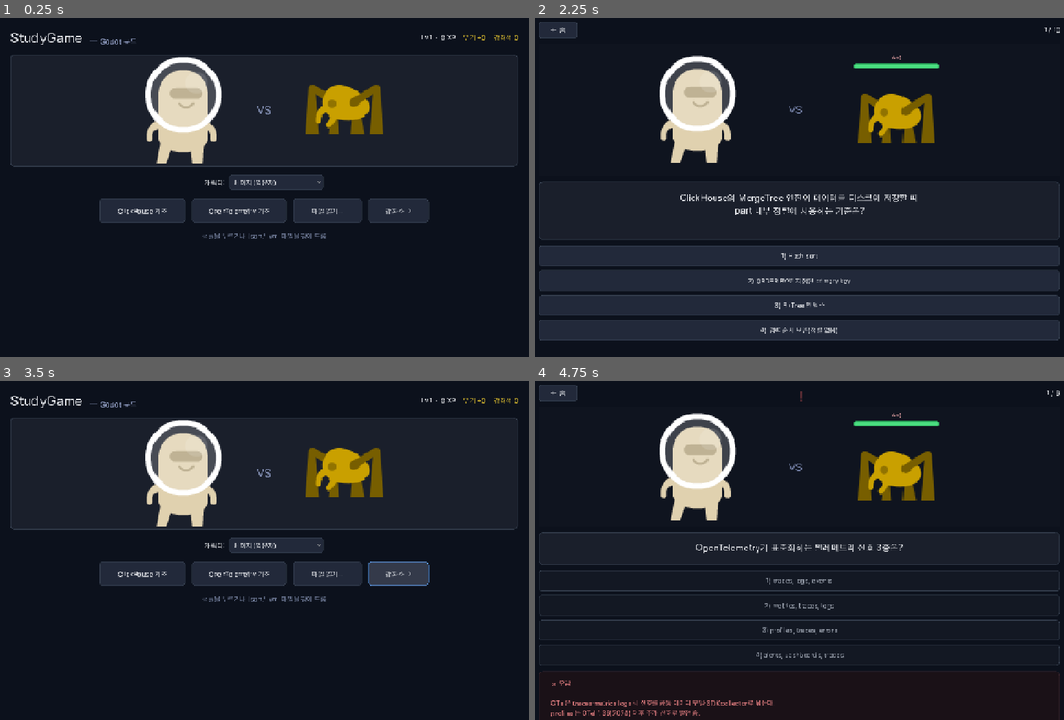
Above: before the commit, frames 1-4 (two rows, left to right).
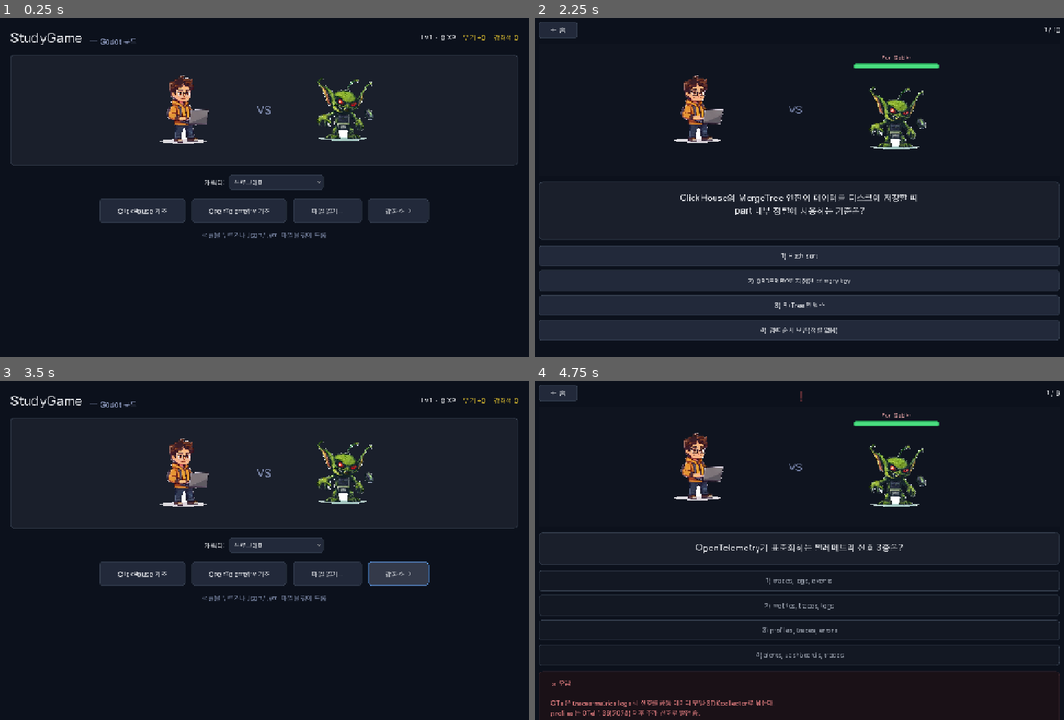
Above: after the commit, the same moments.

Repository: joyuno/studyandgame-godot
Game: Godot game, scene res://scenes/Home.tscn
The game is run twice, just before and just after one commit, with the same random seed, the same clock (stepped at 60 frames per second) and the same inputs.
Inputs (mouse positions are in pixels of both pictures, inside the frame that each line leads up to):
- Up to frame 1 (0.25 s): no input
- Up to frame 2 (2.25 s): click (810, 180) at 0.5 s, where only the run after the commit has a clickable "프로그래머"; click (810, 180) at 1.25 s, where only the run before the commit has a clickable "베이지 (입문자)"; click "ClickHouse 기초" at 2 s
- Up to frame 3 (3.5 s): click "← 홈" at 2.75 s
- Up to frame 4 (4.75 s): click "OpenTelemetry 기초" at 3.5 s; click "1) traces, logs, events" at 4.25 s

The runs differ from the first frame. In frame 1, 6.2% of the frame differs, in the area x 1-98%, y 11-66%; in frame 2, 5.4%; in frame 3, 6.2%; in frame 4, 5.4%.

Commit message:
v0.3: AI-generated sprites — 5 jobs + 4 stage bosses, transparent backgrounds
Replaced Kenney's alien-color placeholders with AI-generated 16-bit pixel
art sprites. Restores the original study_game identity (programmer, wizard,
ninja, chef, explorer) with computer-themed bosses (bug goblin, null
pointer dragon, race condition hydra, tech debt behemoth).

Generation pipeline:
1. scripts/gen-sprites.mjs hits Pollinations.ai (Flux model, free, no API
   key) with deterministic seeds — re-runnable to iterate any sprite that
   doesn't land. ~30 sec per image.
2. scripts/strip-bg.mjs uses sharp + edge flood-fill to remove the white
   page background while preserving interior whites (chef's hat, wizard's
   beard, ghost's body — all bounded by dark outlines that stop the fill).
3. ThemeStore rewired to single-PNG-per-theme; no sprite sheets, no
   AtlasTexture .tres slicing.

Asset audit gone full circle:
  v0.1: OpenGameArt CC0 sheets       → naked-base RPGMaker bases (broken)
  v0.2: Kenney Platformer Pack       → clean but identity-less colors
  v0.3: AI-generated (Pollinations)  → looks like a real game

ProgressStore migration map updated so older saves with theme="beige"
(or any v0.2 alien color) auto-map to a job equivalent on next boot.

Verified end-to-end:
- godot --headless --import: clean
- 70/70 unit tests pass (yaml + json parse, weapon, srs, leveling)
- Visual confirm via PrintWindow: programmer vs bug_goblin shows the new
  sprites with proper transparency, no white halo on the dark theme panel
- .exe + .pck rebuilt — same signed-Godot-launcher trick (172 MB exe is
  the official binary copy, 4 MB .pck is the asset payload)

LICENSES.md attributes Pollinations Flux + lists per-sprite seeds so the
exact images are reproducible.

Constraint: stay free (no API keys, no per-image cost).
Rejected: paying muapi.ai $10+ for production keys | Pollinations is
free, identical quality for this use case, no signup, no rate limit hit.
Confidence: high on sprite quality (10/10 visually approved). High on
ThemeStore wiring (clean reboot, migration map covers known legacy IDs).
Scope-risk: moderate — swept assets/characters/ tree again, added two
Node scripts under scripts/ (node_modules gitignored).
Not-tested: actual game flow at stages junior/senior/legend — only the
novice stage was visually verified. Bosses will appear as the player
levels up but haven't been screenshotted yet.

Diff:
--- a/scripts/autoload/progress_store.gd
+++ b/scripts/autoload/progress_store.gd
@@ -225,17 +225,20 @@
 	var merged := _default_progress()
 	for k in (parsed as Dictionary).keys():
 		merged[k] = parsed[k]
-	# Migration: legacy theme IDs that no longer exist → default.
-	# The original 7-theme registry (programmer/wizard/ninja/chef/animal/robot/explorer)
-	# was replaced with 5 alien colors after the asset audit.
+	# Migration: legacy theme IDs that no longer exist → map back to jobs.
+	# v0.2 briefly used Kenney alien colors (beige/blue/green/pink/yellow) as
+	# a placeholder while we replaced the original RPGMaker-base sheets.
+	# v0.3 restores the job-based identity using AI-generated sprites.
 	var legacy_theme_map := {
-		"programmer": "beige",
-		"wizard": "blue",
-		"ninja": "green",
-		"chef": "pink",
-		"explorer": "yellow",
-		"robot": "beige",
-		"animal": "green",
+		# Kenney alien colors → closest job
+		"beige": "programmer",
+		"blue": "wizard",
+		"green": "ninja",
+		"pink": "chef",
+		"yellow": "explorer",
+		# Old themes that mapped to bad sheets
+		"robot": "programmer",
+		"animal": "explorer",
 	}
 	var saved_theme: String = merged.get("selectedThemeId", "")
 	if legacy_theme_map.has(saved_theme):
@@ -253,7 +256,7 @@
 		"totalBossDefeats": 0,
 		"totalCorrect": 0,
 		"bestCombo": 0,
-		"selectedThemeId": "beige",
+		"selectedThemeId": "programmer",
 		"quietMode": false,
 		"weapon": { "level": 0, "attempts": 0, "failures": 0, "highestEver": 0 },
 		"materials": 0,
--- a/scripts/autoload/theme_store.gd
+++ b/scripts/autoload/theme_store.gd
@@ -1,66 +1,63 @@
-# Character theme registry. Each theme = one alien color (single-PNG, no
-# sprite-sheet acrobatics). Bosses are shared across themes and scale with
-# the player's level (one boss per EffectStage).
+# Character theme registry — 5 jobs (programmer/wizard/ninja/chef/explorer)
+# vs 4 stage-based bosses (bug_goblin → null_dragon → race_hydra → tech_debt_giant).
 #
-# After the asset audit, we dropped the original 7-theme "naked base" /
-# multi-frame sprite sheets in favor of Kenney's Platformer Pack (CC0):
-# clean, single-character PNGs that need zero slicing.
+# All sprites are AI-generated via Pollinations.ai (Flux model, 16-bit pixel
+# art prompt). Backgrounds were flood-filled to transparent so they sit
+# cleanly on the dark theme panel. See scripts/gen-sprites.mjs + strip-bg.mjs.
 
 extends Node
 
-const DEFAULT_THEME_ID: String = "beige"
+const DEFAULT_THEME_ID: String = "programmer"
 
-# Per-stage boss slot (shared by every theme — alien player vs creature boss).
 const BOSS_FOR_STAGE := {
-	"novice": "ant",
-	"junior": "bee",
-	"senior": "bat",
-	"legend": "blockie",
+	"novice": "bug_goblin",
+	"junior": "null_dragon",
+	"senior": "race_hydra",
+	"legend": "tech_debt_giant",
 }
 
 const BOSS_DISPLAY_NAME := {
-	"ant": "Ant",
-	"bee": "Bee",
-	"bat": "Bat",
-	"blockie": "Blockie",
-	"eater": "Eater",
+	"bug_goblin":      "Bug Goblin",
+	"null_dragon":     "Null Pointer Dragon",
+	"race_hydra":      "Race Condition Hydra",
+	"tech_debt_giant": "Tech Debt Behemoth",
+	"stack_ghost":     "Stack Overflow Ghost",
 }
 
 const REGISTRY: Dictionary = {
-	"beige": {
-		"display_name": "베이지 (입문자)",
-		"description": "차분한 베이지 외계인. 처음 시작하는 학습자에게 추천.",
-		"source": "cc0",
-		"sprite": "res://assets/characters/aliens/beige.png",
+	"programmer": {
+		"display_name": "프로그래머",
+		"description": "안경 + 노트북. 소프트웨어·DB·인프라 학습자.",
+		"source": "ai-generated",
+		"sprite": "res://assets/characters/characters/programmer.png",
 	},
-	"blue": {
-		"display_name": "블루 (집중형)",
-		"description": "쿨한 블루 외계인. 데이터·인프라 학습자에게.",
-		"source": "cc0",
-		"sprite": "res://assets/characters/aliens/blue.png",
+	"wizard": {
+		"display_name": "마법사",
+		"description": "보라 로브 + 마법 지팡이. 어학·수학·과학 학습자.",
+		"source": "ai-generated",
+		"sprite": "res://assets/characters/characters/wizard.png",
 	},
-	"green": {
-		"display_name": "그린 (활동가)",
-		"description": "활기찬 그린 외계인. 활발한 풀이 패턴에 어울림.",
-		"source": "cc0",
-		"sprite": "res://assets/characters/aliens/green.png",
+	"ninja": {
+		"display_name": "닌자",
+		"description": "검은 옷 + 카타나. 빠른 풀이 + 집중형 학습자.",
+		"source": "ai-generated",
+		"sprite": "res://assets/characters/characters/ninja.png",
 	},
-	"pink": {
-		"display_name": "핑크 (창의가)",
-		"description": "감각적인 핑크 외계인. 디자인·언어 학습자에게.",
-		"source": "cc0",
-		"sprite": "res://assets/characters/aliens/pink.png",
+	"chef": {
+		"display_name": "셰프",
+		"description": "흰 모자 + 냄비. 요리·생활기술 학습자.",
+		"source": "ai-generated",
+		"sprite": "res://assets/characters/characters/chef.png",
 	},
-	"yellow": {
-		"display_name": "옐로 (탐험가)",
-		"description": "발랄한 옐로 외계인. 신규 도메인 탐색용.",
-		"source": "cc0",
-		"sprite": "res://assets/characters/aliens/yellow.png",
+	"explorer": {
+		"display_name": "탐험가",
+		"description": "사파리 모자 + 지도. 역사·지리·여행 학습자.",
+		"source": "ai-generated",
+		"sprite": "res://assets/characters/characters/explorer.png",
 	},
 }
 
-# Attribution for the entire pack (single source).
-const ATTRIBUTION := "Kenney Platformer Pack — CC0. https://kenney.nl"
+const ATTRIBUTION := "Pollinations.ai (Flux) — free generative AI, no rights reserved. https://pollinations.ai"
 
 
 func list_theme_ids() -> Array:
@@ -71,47 +68,51 @@
 	return REGISTRY.get(id, REGISTRY[DEFAULT_THEME_ID])
 
 
-# Player sprite — always the same regardless of stage. Stage progression is
-# communicated via aura/HP-bar/weapon level, not by morphing the character.
-# (The Electron version had stage-specific sprites but those required
-# composing layered sheets, which is what made the visuals look broken.)
+# Player sprite — same regardless of stage. Stage progression is communicated
+# via boss escalation + weapon level + on-fire glow, not by morphing the player.
 func texture_for_stage(_stage_name: String) -> Texture2D:
 	var theme := get_theme(ProgressStore.get_selected_theme_id())
-	var path: String = theme.get("sprite", "")
-	return _load_or_null(path)
+	return _load_or_null(theme.get("sprite", ""))
 
 
 # Boss texture for the player's current EffectStage.
 func texture_for_stage_boss(stage_name: String) -> Texture2D:
-	var boss_id: String = BOSS_FOR_STAGE.get(stage_name, "ant")
+	var boss_id: String = BOSS_FOR_STAGE.get(stage_name, "bug_goblin")
 	return _load_or_null("res://assets/characters/bosses/%s.png" % boss_id)
 
 
-# Compatibility shim — older CharacterDisplay code calls texture_for_boss(slot).
-# We now derive the slot from the current stage, but keep the old signature.
-func texture_for_boss(boss_slot: String) -> Texture2D:
-	# Direct lookup by name first
-	var direct := "res://assets/characters/bosses/%s.png" % boss_slot
+# Compatibility shim — older CharacterDisplay code paths may still call this.
+func texture_for_boss(boss_id_or_slot: String) -> Texture2D:
+	var direct := "res://assets/characters/bosses/%s.png" % boss_id_or_slot
 	if ResourceLoader.exists(direct):
 		return load(direct) as Texture2D
-	# Map legacy slot names → new bosses
+	# Legacy slot names from earlier iterations.
 	var legacy_map := {
-		"goblin": "ant",
-		"dragon": "bee",
-		"hydra": "bat",
-		"behemoth": "blockie",
+		"goblin":   "bug_goblin",
+		"dragon":   "null_dragon",
+		"hydra":    "race_hydra",
+		"behemoth": "tech_debt_giant",
+		"ant":      "bug_goblin",
+		"bee":      "null_dragon",
+		"bat":      "race_hydra",
+		"blockie":  "tech_debt_giant",
+		"eater":    "stack_ghost",
 	}
-	var mapped: String = legacy_map.get(boss_slot, "ant")
+	var mapped: String = legacy_map.get(boss_id_or_slot, "bug_goblin")
 	return _load_or_null("res://assets/characters/bosses/%s.png" % mapped)
 
 
 func boss_display_name(boss_id_or_slot: String) -> String:
-	# Honor legacy slot names too
 	var legacy_map := {
-		"goblin": "ant",
-		"dragon": "bee",
-		"hydra": "bat",
-		"behemoth": "blockie",
+		"goblin":   "bug_goblin",
+		"dragon":   "null_dragon",
+		"hydra":    "race_hydra",
+		"behemoth": "tech_debt_giant",
+		"ant":      "bug_goblin",
+		"bee":      "null_dragon",
+		"bat":      "race_hydra",
+		"blockie":  "tech_debt_giant",
+		"eater":    "stack_ghost",
 	}
 	var key: String = legacy_map.get(boss_id_or_slot, boss_id_or_slot)
 	return BOSS_DISPLAY_NAME.get(key, key.capitalize())
Binary file removed: assets/characters/aliens/beige.png
Binary file removed: assets/characters/aliens/blue.png
Binary file removed: assets/characters/aliens/green.png
Binary file removed: assets/characters/aliens/pink.png
Binary file removed: assets/characters/aliens/yellow.png
Binary file removed: assets/characters/bosses/ant.png
Binary file removed: assets/characters/bosses/bat.png
Binary file removed: assets/characters/bosses/bee.png
Binary file removed: assets/characters/bosses/blockie.png
Binary file added: assets/characters/bosses/bug_goblin.png
Not shown, changed: assets/characters/bosses/bug_goblin.png.import
Binary file removed: assets/characters/bosses/eater.png
(and 23 more such lines)
